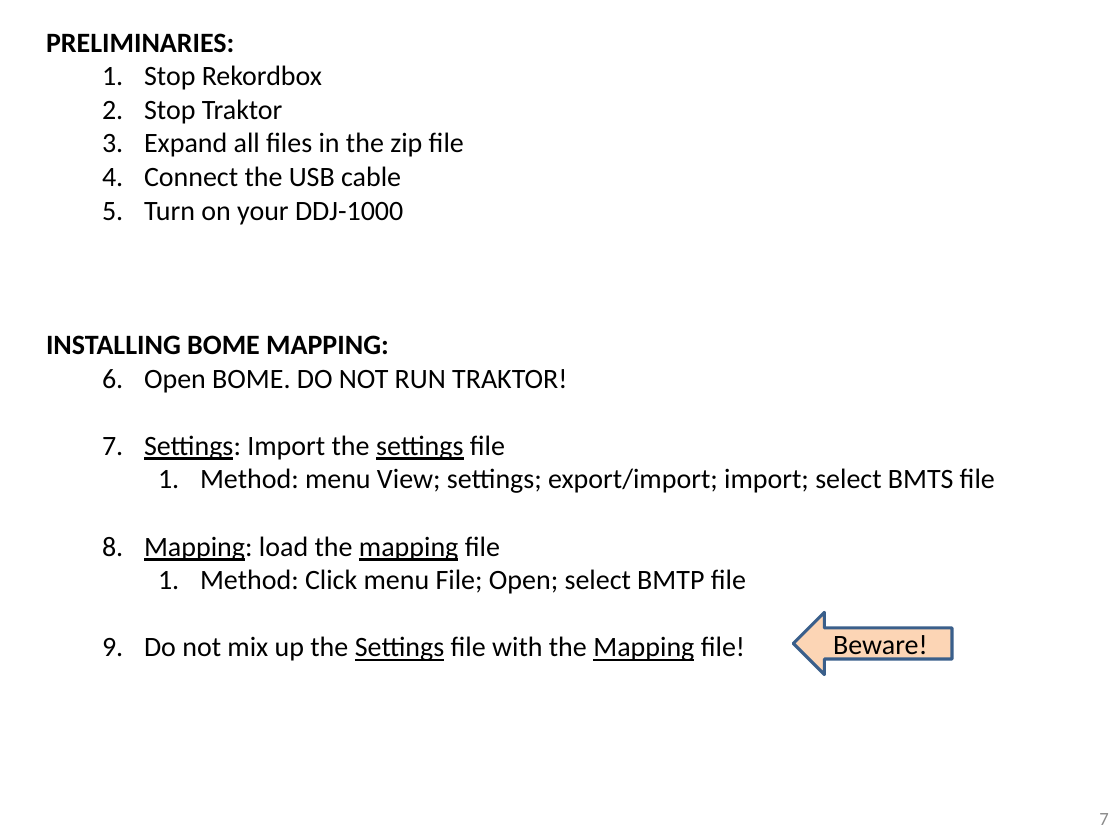
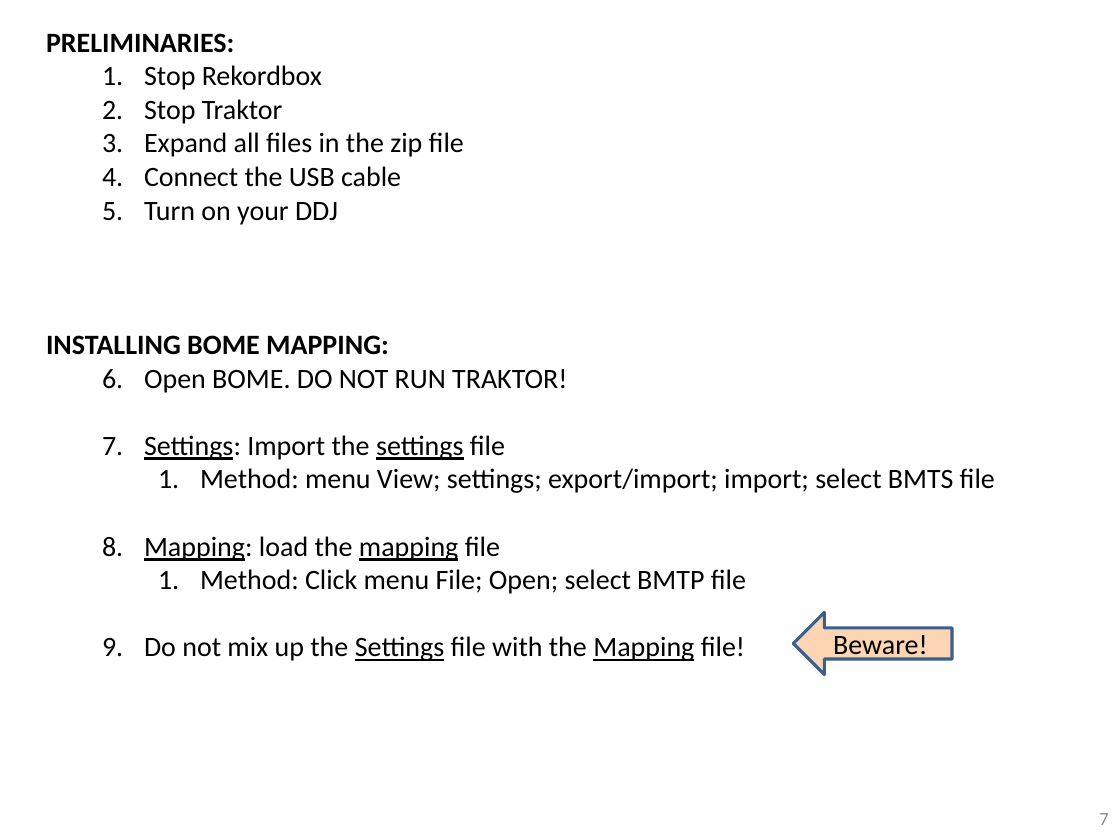
Before and after one commit to pestrela/music, a slide deck: slide 7 of traktor/mapping_ddj_1000/Support files/Source files/DDJ - BOME Installation Guide.pptx. Drawn at 1120x840 pixels with LibreOffice and Linux fonts; fonts in the diff are those of the drawing. Boxes give left, top, right and bottom in pixels: in the first picture for what was removed or moved away, otherwise in the second. Text is boxed around its words. In the diff, an @@ line names an element or a change of style, - is before the commit and + after.

```diff
--- a/traktor/mapping_ddj_1000/Support files/Source files/DDJ - BOME Installation Guide.pptx
+++ b/traktor/mapping_ddj_1000/Support files/Source files/DDJ - BOME Installation Guide.pptx
@@ text at [144,202,338,225]: text changed @@
-  5. Turn on your DDJ-1000
+  5. Turn on your DDJ
```
Also in this commit, not shown: 17 other slides changed, 5 other files.
